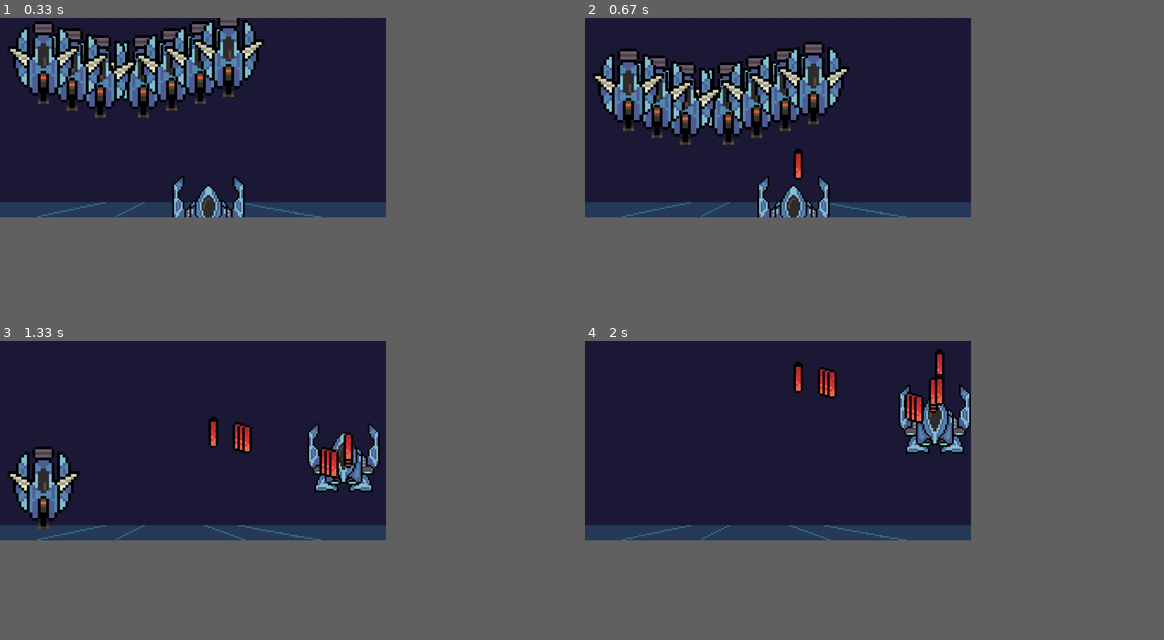
Above: before the commit, frames 1-4 (two rows, left to right).
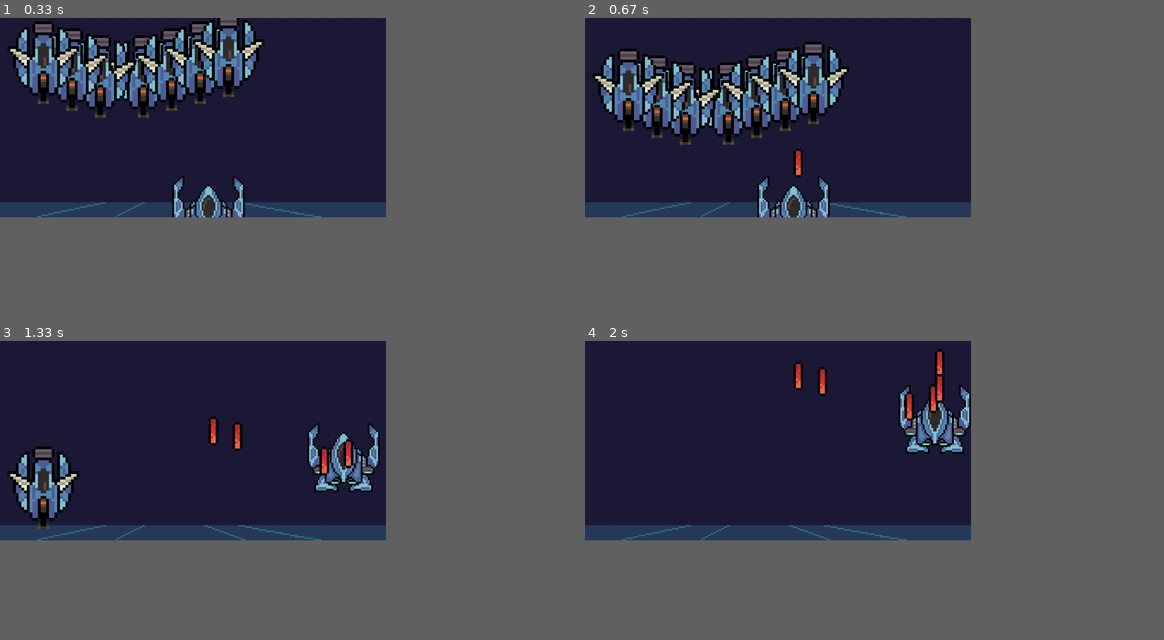
Above: after the commit, the same moments.

Repository: RafaBessa/Shadow_Light_bh_pygame
Game: pygame game, started from Game.py
Two runs of this game, one before a commit and one after it. Both use one fixed random seed, a clock stepped at 60 frames per second and the inputs below.
Inputs:
- Up to frame 1 (0.33 s): no input
- Up to frame 2 (0.67 s): tap Space at 0.33 s
- Up to frame 3 (1.33 s): hold D 0.67-1.13 s; tap Space at 0.73, 1.03, 1.23 s; hold W from 1.17 s (still down)
- Up to frame 4 (2 s): release W at 1.47 s; hold D 1.5-1.97 s; tap Space at 1.57, 1.87 s

Frame 1 is identical in both runs. In frame 2, less than 0.1% of the frame differs, in the area x 36-38%, y 44-55%; in frame 3, 0.6%; in frame 4, 0.7%, in the area x 36-63%, y 3-28%.

Commit message:
Cooldown

Diff:
--- a/Player.py
+++ b/Player.py
@@ -1,5 +1,6 @@
 import Entity
 import pygame
+from time import time
 
 class Player(Entity.Entity):
 
@@ -10,6 +11,9 @@
 
         self.bullet_type = [bullet_key]
         self.bullet_speed = [bullet_speed]
+
+        self.cooldown = .1
+        self.timer = self.cooldown+1
 
     def resize(self, window):
         super().resize(window)
@@ -53,5 +57,8 @@
                 self.coordinates[1] = 0
 
     def shoot(self, bullets, IMG_ASSETS):
-        for i, bullet in enumerate(self.bullet_type):
-            bullets.fire(self.bullet_type[i], [self.x + round(self.width/2), self.y], self._dimensions, IMG_ASSETS, self.bullet_speed[i])
+        now = time()
+        if now - self.timer > self.cooldown:
+            for i, bullet in enumerate(self.bullet_type):
+                bullets.fire(self.bullet_type[i], [self.x + round(self.width/2), self.y], self._dimensions, IMG_ASSETS, self.bullet_speed[i])
+            self.timer = time()
Not shown, added: .gitignore
Not shown, added: assets/Guilty One, from PlayOnLoop.com.wav
Not shown, added: music.wav
